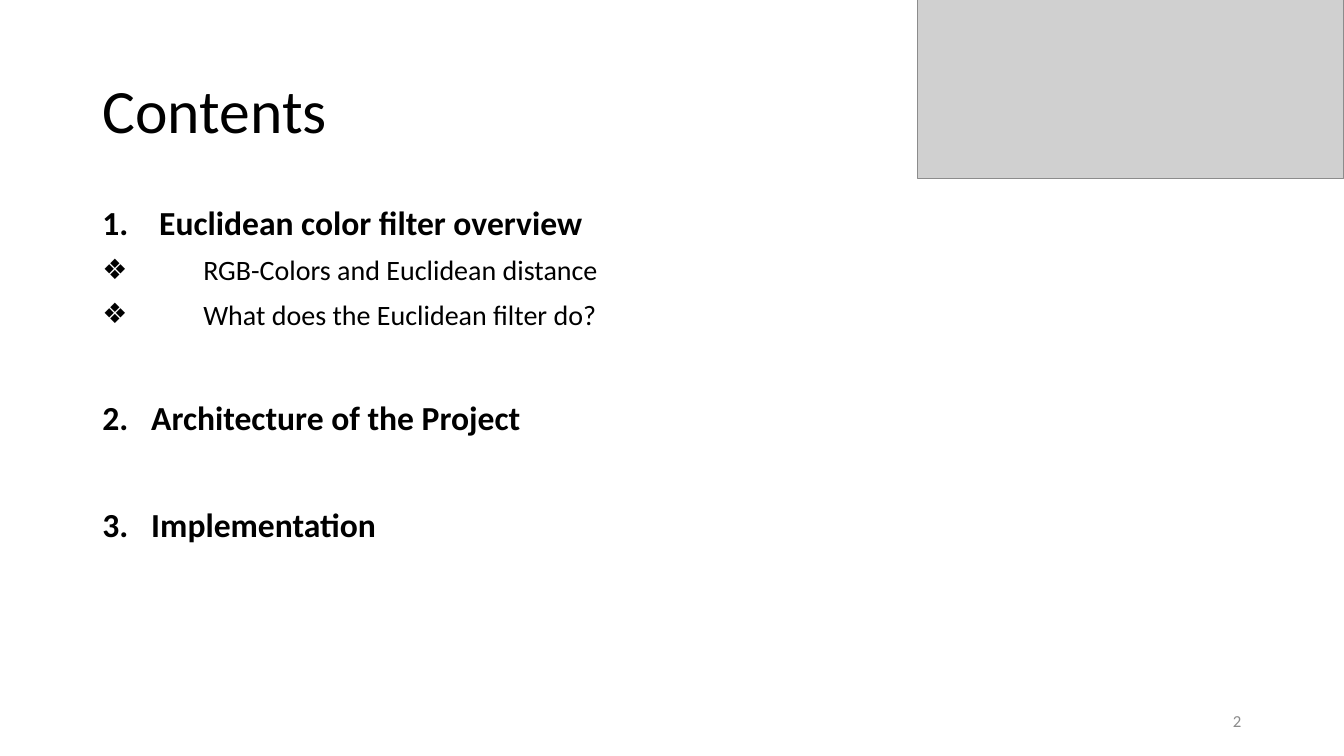
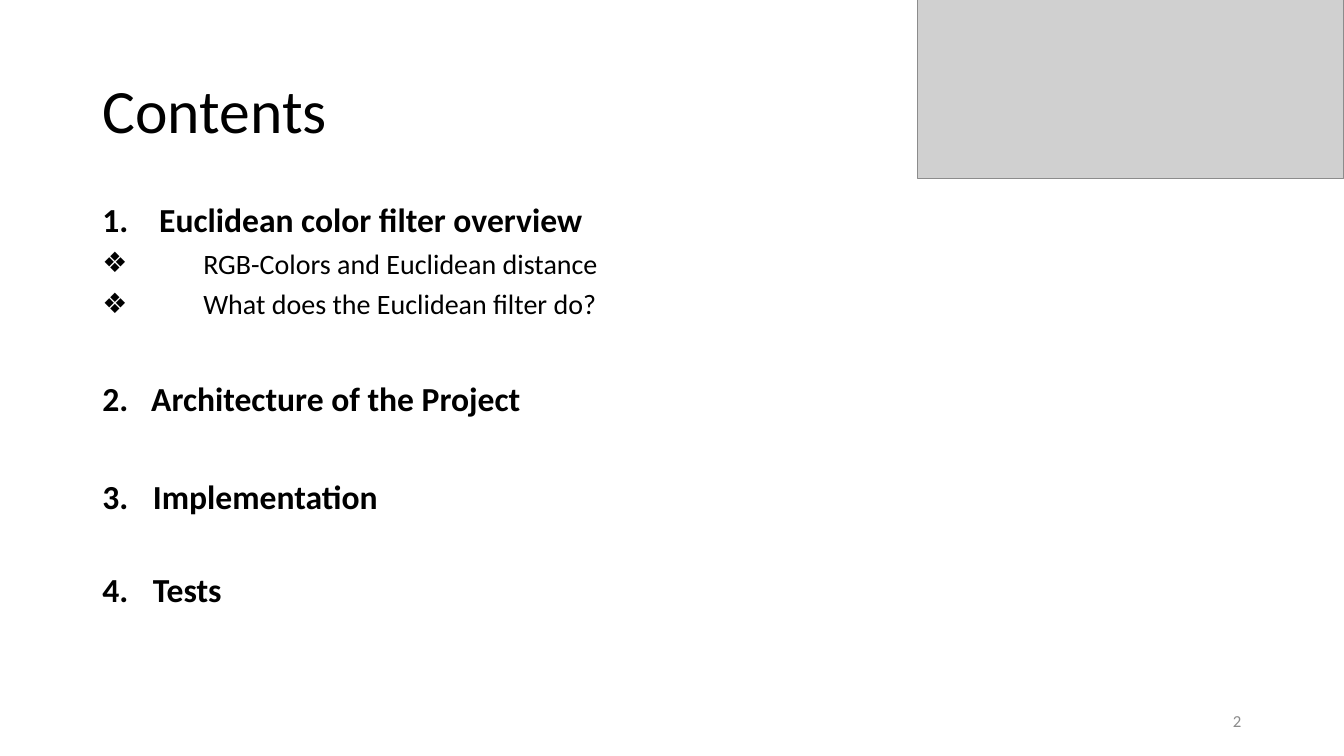
Before and after one commit to UniversityOfAppliedSciencesFrankfurt/LearningApi, a slide deck: slide 2 of LearningApi/EuclideanColorFilter/Documentation/Updated_Documents/Presentation_DeepaliBetkar.pptx. Drawn at 1344x756 pixels with LibreOffice and Linux fonts; fonts in the diff are those of the drawing; grey boxes stand for pictures. Boxes give left, top, right and bottom in pixels: in the first picture for what was removed or moved away, otherwise in the second. Text is boxed around its words. In the diff, an @@ line names an element or a change of style, - is before the commit and + after.

```diff
--- a/LearningApi/EuclideanColorFilter/Documentation/Updated_Documents/Presentation_DeepaliBetkar.pptx
+++ b/LearningApi/EuclideanColorFilter/Documentation/Updated_Documents/Presentation_DeepaliBetkar.pptx
@@ text at <box>102,208,598,417</box>: line spacing 0.9 to 0.8 @@
@@ text at <box>153,485,378,603</box>: text changed @@
-3. Implementation
+3. Implementation
+4. Tests
```
Also in this commit, not shown: 1 other slide changed, 1 other file.
